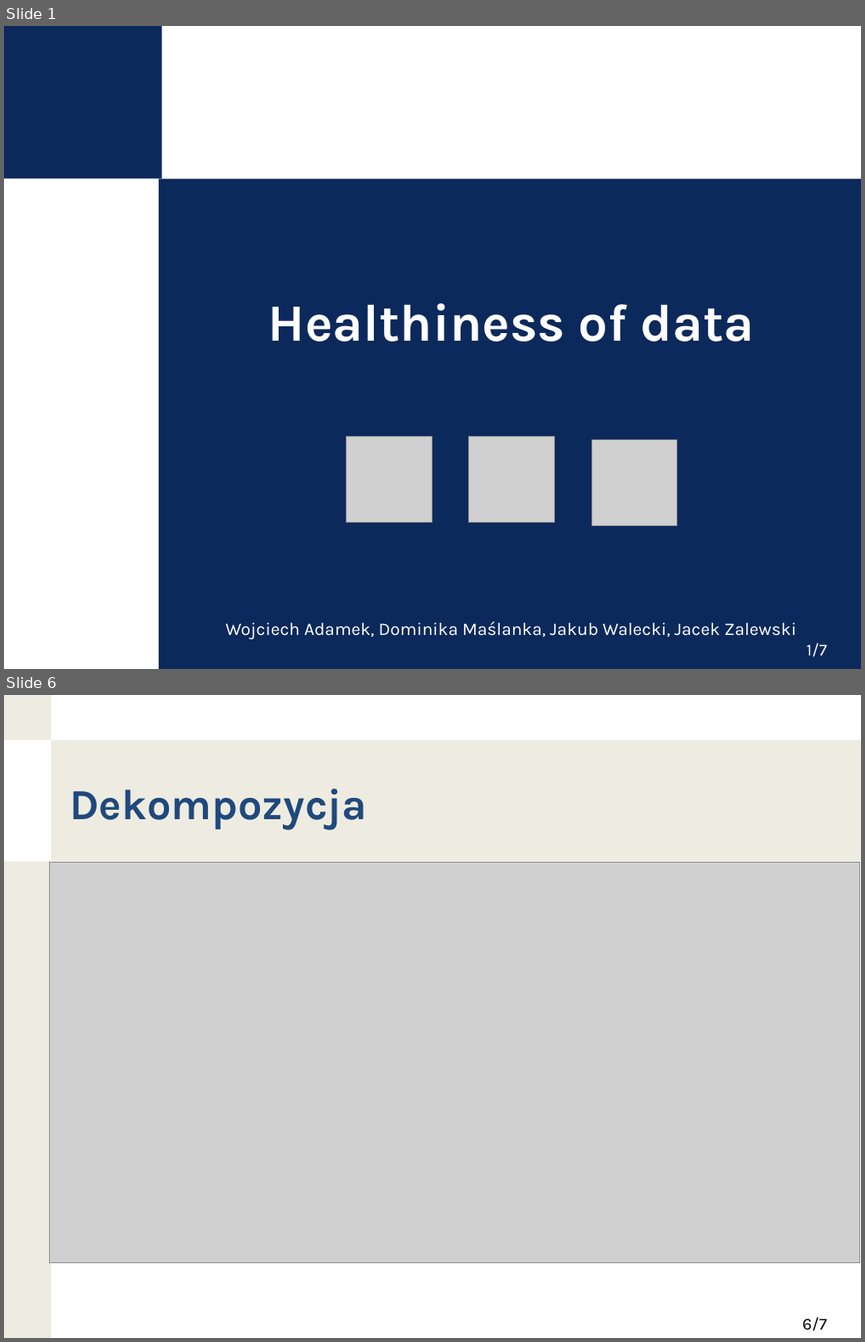
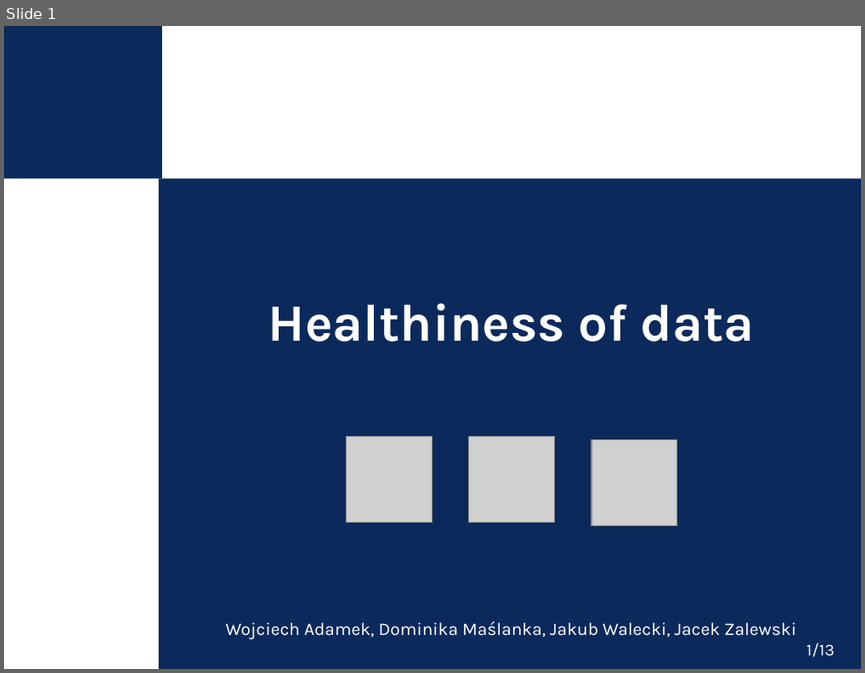
Before and after one commit to nokia-wroclaw/innovativeprojects-healthiness-of-data, a slide deck: KPZ_demo_prezentacja.pptx. Shown one above the other, each under a label of ours: slides 1 and 6 before the commit, slide 1 after it; the slides between them are not shown. The pictures are 865x1342 and 865x673 pixels, drawn with LibreOffice and Linux fonts; fonts in the diff are those of the drawing; grey boxes stand for pictures; background and template pictures are left out. Boxes give left, top, right and bottom in pixels: in the first picture for what was removed or moved away, otherwise in the second. Text is boxed around its words. In the diff, an @@ line names an element or a change of style, - is before the commit and + after.

```diff
--- a/KPZ_demo_prezentacja.pptx
+++ b/KPZ_demo_prezentacja.pptx
@@ slide 6 removed at [4, 695, 861, 1338], background #FFFFFF @@
@@ rectangle removed at [4, 695, 51, 740] @@
@@ rectangle removed at [51, 740, 861, 862] @@
@@ text removed at [69, 789, 367, 830] @@
-Dekompozycja
@@ rectangle removed at [4, 862, 51, 1338] @@
@@ picture removed at [49, 862, 859, 1262] @@
@@ page number removed at [802, 1316, 827, 1331] @@
-6/7
@@ page number at [806, 642, 834, 657]: text changed @@
-1/7
+1/13
```
Also in this commit, not shown: 5 slides changed, 7 slides added, 6 other slides removed, 4 other files.
